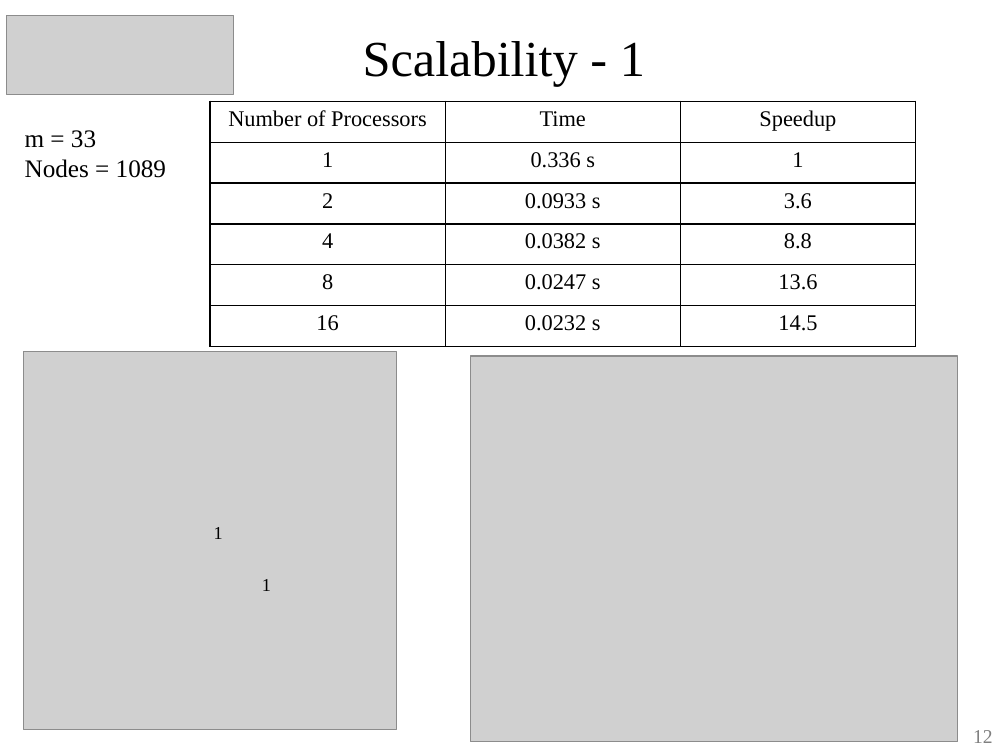
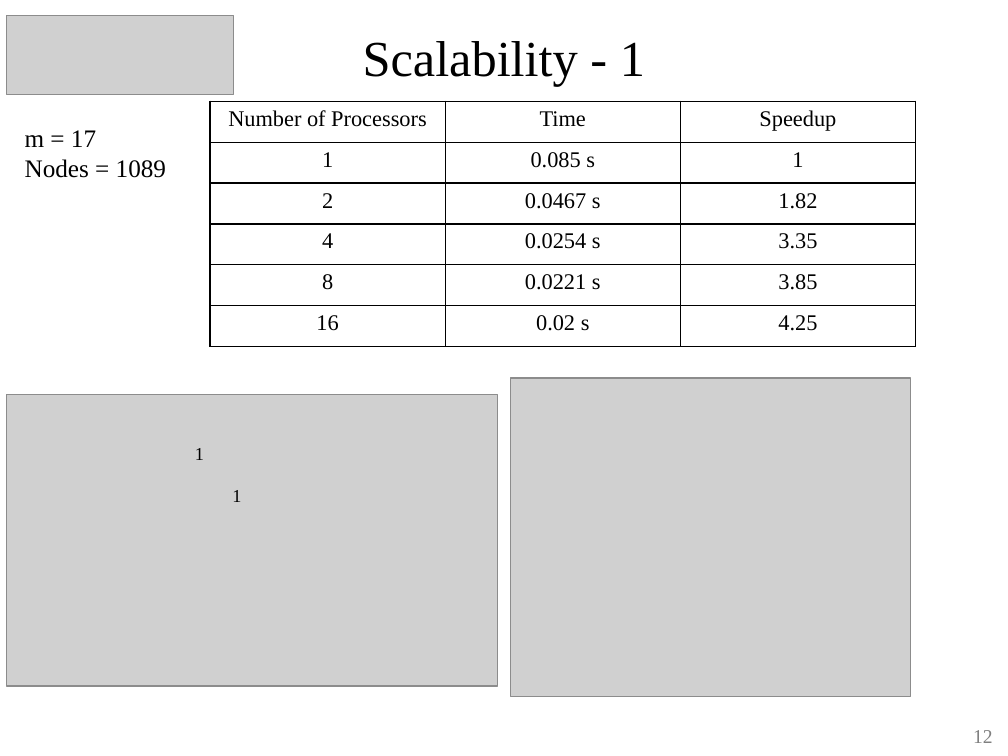
Before and after one commit to ChengHauYang/HPC, a slide deck: slide 12 of final_project/cheng_hau.pptx. Drawn at 1008x756 pixels with LibreOffice and Linux fonts; fonts in the diff are those of the drawing; grey boxes stand for pictures. Boxes give left, top, right and bottom in pixels: in the first picture for what was removed or moved away, otherwise in the second. Text is boxed around its words. In the diff, an @@ line names an element or a change of style, - is before the commit and + after.

```diff
--- a/final_project/cheng_hau.pptx
+++ b/final_project/cheng_hau.pptx
@@ table at (x1=210, y1=102, x2=914, y2=347) @@
-row 2, column 2: 0.336 s
+row 2, column 2: 0.085 s
-row 3, column 2: 0.0933 s
+row 3, column 2: 0.0467 s
-row 3, column 3: 3.6
+row 3, column 3: 1.82
-row 4, column 2: 0.0382 s
+row 4, column 2: 0.0254 s
-row 4, column 3: 8.8
+row 4, column 3: 3.35
-row 5, column 2: 0.0247 s
+row 5, column 2: 0.0221 s
-row 5, column 3: 13.6
+row 5, column 3: 3.85
-row 6, column 2: 0.0232 s
+row 6, column 2: 0.02 s
-row 6, column 3: 14.5
+row 6, column 3: 4.25
@@ text at (x1=25, y1=130, x2=96, y2=147): text changed @@
-m = 33
+m = 17
@@ picture resized from (x1=471, y1=356, x2=958, y2=742) to (x1=511, y1=378, x2=910, y2=697) @@
@@ picture resized from (x1=23, y1=352, x2=396, y2=730) to (x1=7, y1=395, x2=497, y2=686) @@
@@ text "1" moved from (x1=214, y1=527, x2=223, y2=539) to (x1=195, y1=448, x2=204, y2=460) @@
@@ text "1" moved from (x1=262, y1=579, x2=271, y2=591) to (x1=232, y1=490, x2=241, y2=502) @@
```
Also in this commit, not shown: 1 other slide changed.
